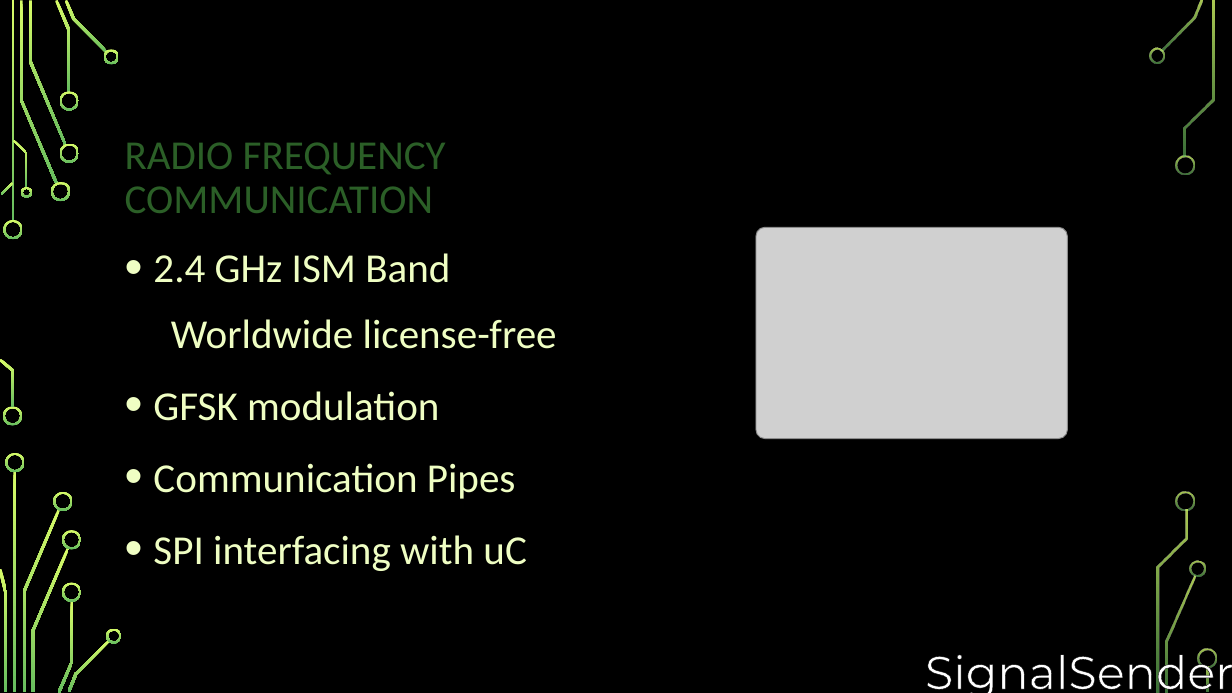
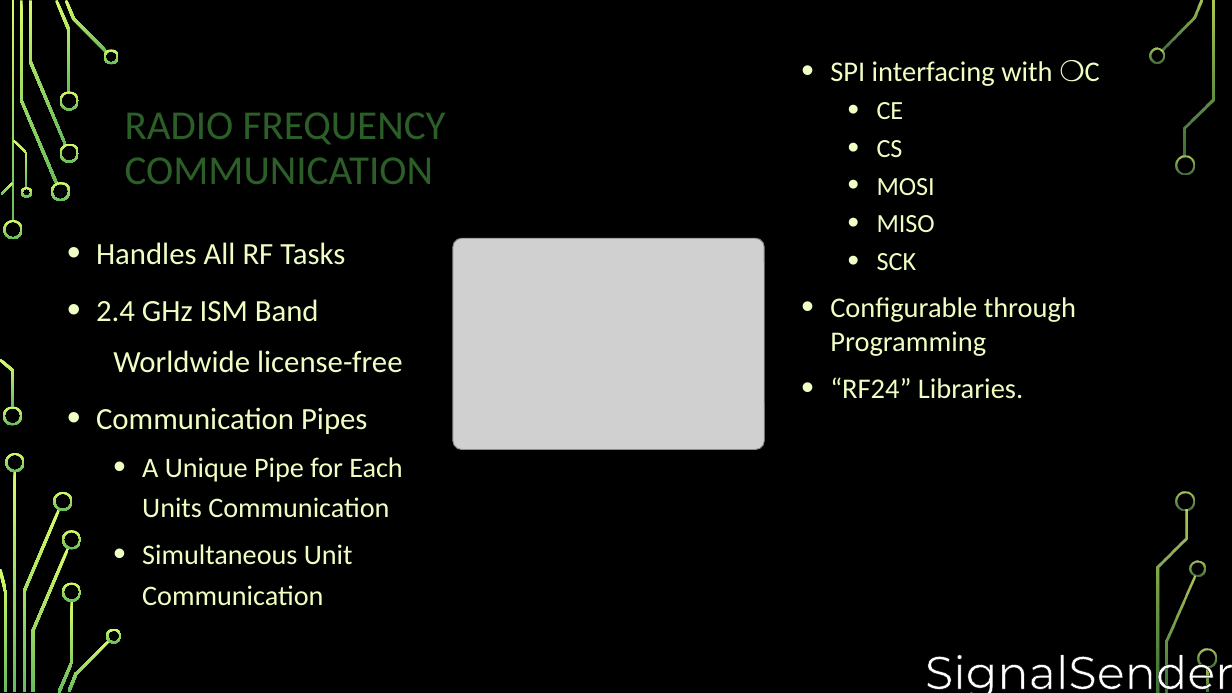
Before and after one commit to djklup/SignalSenders, a slide deck: slide 9 of Project Details/IR Presentation 3.pptx. Drawn at 1232x693 pixels with LibreOffice and Linux fonts; fonts in the diff are those of the drawing; grey boxes stand for pictures; background and template pictures are left out. Boxes give left, top, right and bottom in pixels: in the first picture for what was removed or moved away, otherwise in the second. Text is boxed around its words. In the diff, an @@ line names an element or a change of style, - is before the commit and + after.

```diff
--- a/Project Details/IR Presentation 3.pptx
+++ b/Project Details/IR Presentation 3.pptx
@@ title "RADIO FREQUENCY COMMUNICATION": place and size @@
-title "RADIO FREQUENCY COMMUNICATION" at bbox=[125, 142, 446, 213]
+title "RADIO FREQUENCY COMMUNICATION" at bbox=[125, 112, 446, 184]
@@ text added at bbox=[830, 61, 1100, 399], 22.2 pt, text #EFFEC3 @@
+• SPI interfacing with ❍C
+  • CE
+  • CS
+  • MOSI
+  • MISO
+  • SCK
+• Configurable through Programming
+• “RF24” Libraries.
@@ text "Handles All RF Tasks": place and size @@
-text "Handles All RF Tasks" at bbox=[153, 253, 557, 571]
+text "Handles All RF Tasks" at bbox=[96, 242, 402, 606]
@@ picture: place and size @@
-picture at bbox=[756, 227, 1067, 439]
+picture at bbox=[453, 238, 764, 450]
@@ text at bbox=[96, 242, 345, 265]: paragraph added @@
+• Handles All RF Tasks
@@ text at bbox=[96, 299, 402, 434]: size 32 to 24 pt in "2.4 GHz ISM Band", "Worldwide license-free", "Communication Pipes" @@
@@ text at bbox=[153, 391, 439, 421]: paragraph removed @@
-• GFSK modulation
@@ text at bbox=[142, 457, 402, 606]: text changed; size 32 to 22 pt @@
-• SPI interfacing with uC
+  • A Unique Pipe for Each Units Communication
+  • Simultaneous Unit Communication
```
Also in this commit, not shown: 7 other slides changed.
